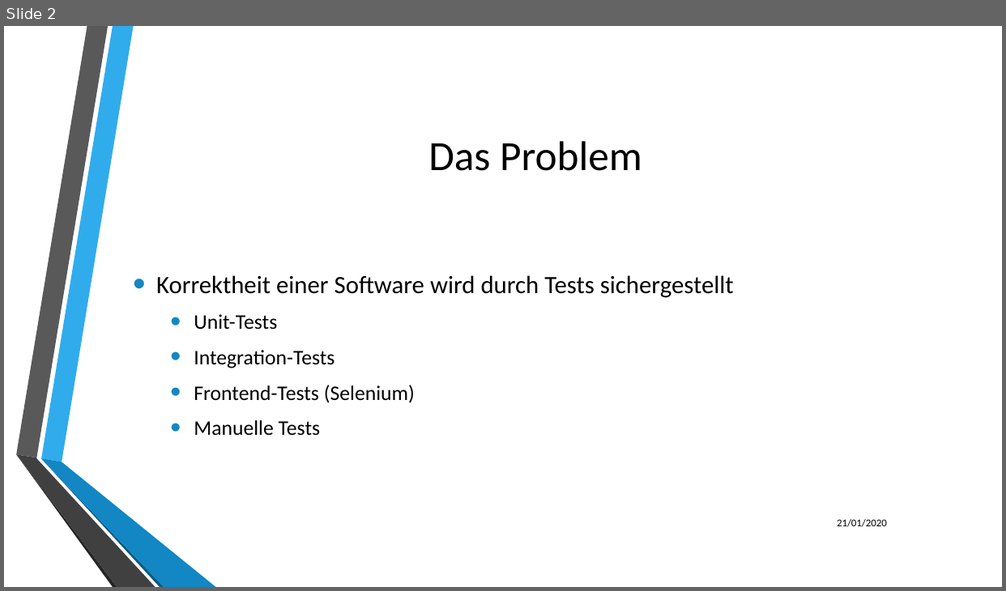
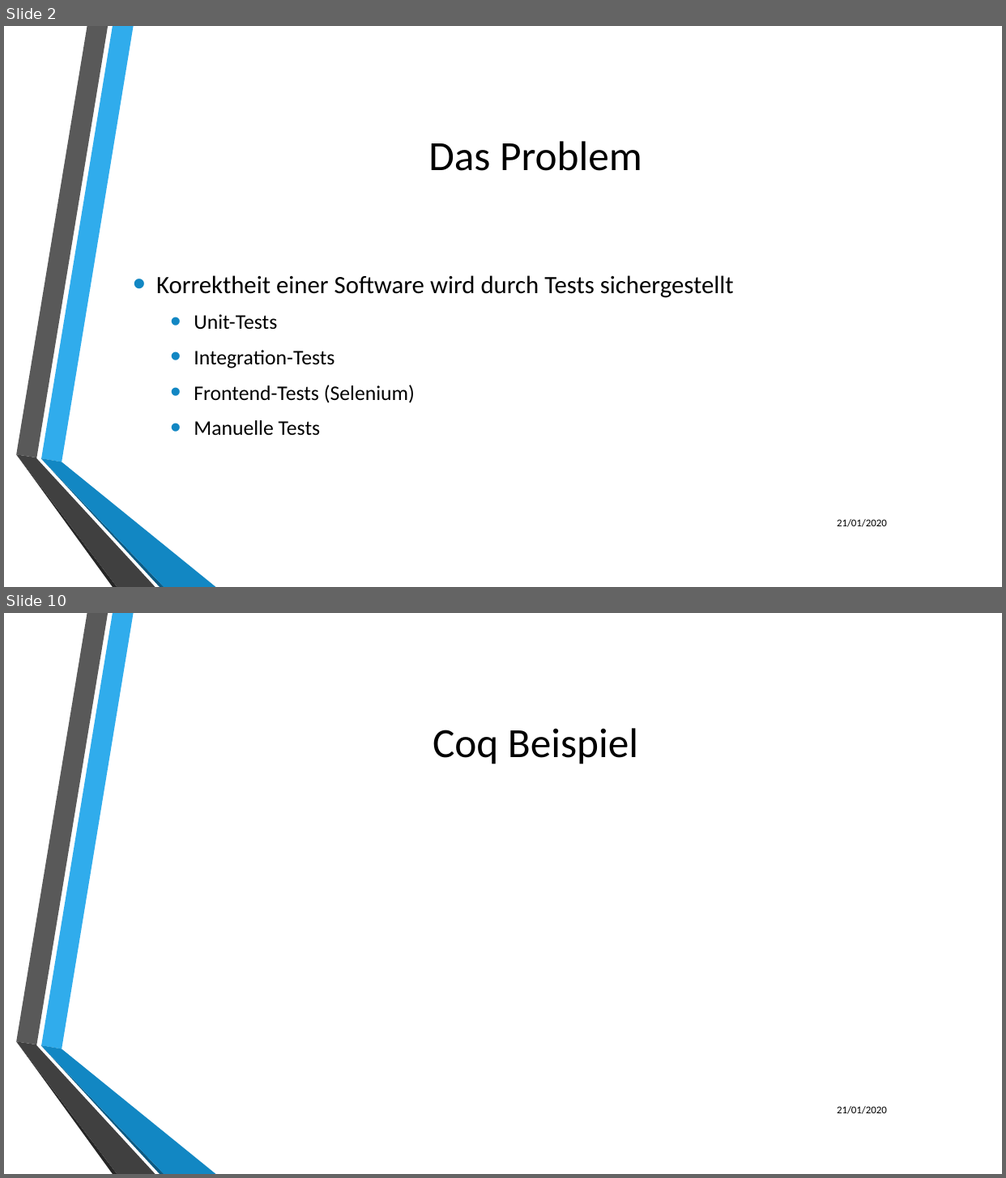
Before and after one commit to LukasKiederle/seminar-coq, a slide deck: final-presentation.pptx. Shown one above the other, each under a label of ours: slide 2 before the commit, slides 2 and 10 after it; the slides between them are not shown. The pictures are 1006x591 and 1006x1178 pixels, drawn with LibreOffice and Linux fonts; fonts in the diff are those of the drawing; background and template pictures are left out. Boxes give left, top, right and bottom in pixels: in the first picture for what was removed or moved away, otherwise in the second. Text is boxed around its words. In the diff, an @@ line names an element or a change of style, - is before the commit and + after.

```diff
--- a/final-presentation.pptx
+++ b/final-presentation.pptx
@@ slide 10 added at bbox=[4, 613, 1002, 1174], background picture (left out); not listed: 6 template elements that a slide beside it also shows @@
@@ title added at bbox=[432, 728, 638, 764], 40 pt, text #000000 @@
+Coq Beispiel
@@ text added at bbox=[837, 1106, 887, 1114], 10 pt, text #000000 @@
+21/01/2020
```
Also in this commit, not shown: 4 slides changed, 5 other slides added.
